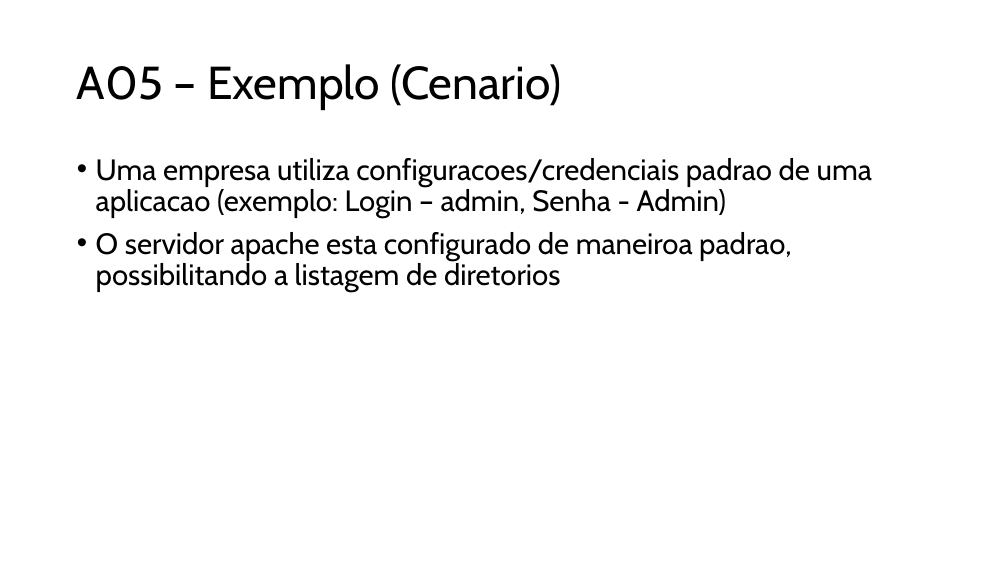
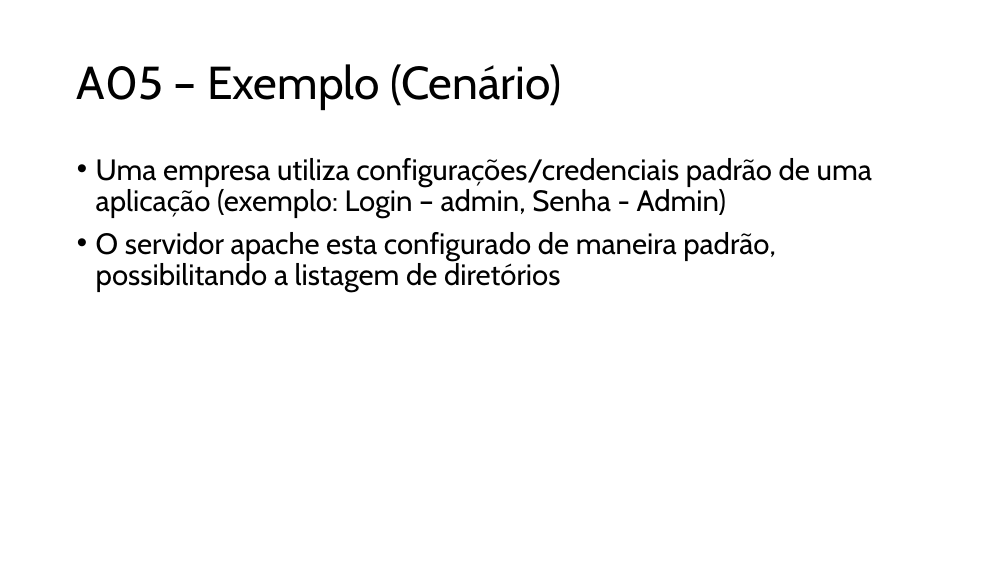
Before and after one commit to raqsilva8/pme-devsecops-toolkit, a slide deck: slide 22 of Material_de_Treino/DesenvolvimentoSeguro_tecnico.pptx. Drawn at 1008x567 pixels with LibreOffice and Linux fonts; fonts in the diff are those of the drawing. Boxes give left, top, right and bottom in pixels: in the first picture for what was removed or moved away, otherwise in the second. Text is boxed around its words. In the diff, an @@ line names an element or a change of style, - is before the commit and + after.

```diff
--- a/Material_de_Treino/DesenvolvimentoSeguro_tecnico.pptx
+++ b/Material_de_Treino/DesenvolvimentoSeguro_tecnico.pptx
@@ title at box(77, 64, 561, 110): text changed @@
-A05 – Exemplo (Cenario)
+A05 – Exemplo (Cenário)
@@ text at box(96, 158, 872, 293): text changed @@
-• Uma empresa utiliza configuracoes/credenciais padrao de uma aplicacao (exemplo: Login – admin, Senha - Admin)
-• O servidor apache esta configurado de maneiroa padrao, possibilitando a listagem de diretorios
+• Uma empresa utiliza configurações/credenciais padrão de uma aplicação (exemplo: Login – admin, Senha - Admin)
+• O servidor apache esta configurado de maneira padrão, possibilitando a listagem de diretórios
```
Also in this commit, not shown: 7 other slides changed, 1 slide removed, 1 other file.
